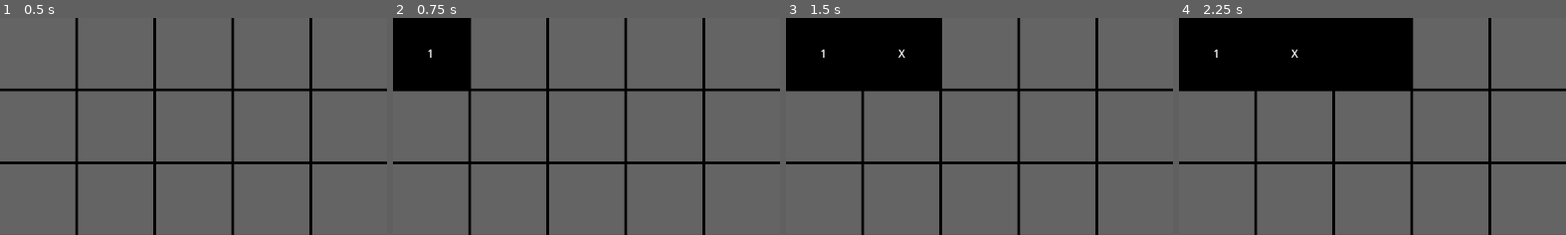
Above: before the commit, frames 1-4 (left to right).
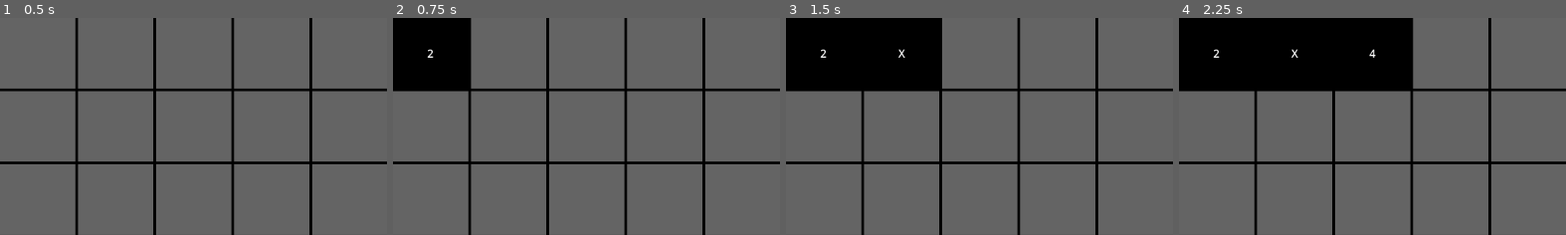
Above: after the commit, the same moments.

Repository: Vorgenstad/minesweeper
Game: Godot game, scene res://scenes/game/game.tscn
The game is run twice, just before and just after one commit, with the same random seed, the same clock (stepped at 60 frames per second) and the same inputs.
Inputs (mouse positions are % of the whole screen's width and height, from its top left):
- Up to frame 1 (0.5 s): no input
- Up to frame 2 (0.75 s): click (5, 8) at 0.52 s
- Up to frame 3 (1.5 s): click (15, 8) at 1.27 s
- Up to frame 4 (2.25 s): click (25, 8) at 2.02 s
The pictures show only the part of the screen within x 0-50%, y 0-50%; the shares and areas given below are measured in that part.

Frame 1 is identical in both runs. In frame 2, less than 0.1% of the frame differs, in the area x 8-11%, y 14-19%; in frame 3, less than 0.1%; in frame 4, less than 0.1%, in the area x 8-51%, y 14-19%.

Commit message:
Added empty cells value manually

Diff:
--- a/scenes/board/board.tscn
+++ b/scenes/board/board.tscn
@@ -20,181 +20,210 @@
 
 [node name="EmptyCell" parent="PanelContainer/GridContainer" instance=ExtResource("1_uknyb")]
 layout_mode = 2
-value = 1
+value = 2
 
 [node name="BombCell" parent="PanelContainer/GridContainer" instance=ExtResource("2_e2put")]
 layout_mode = 2
 
 [node name="EmptyCell2" parent="PanelContainer/GridContainer" instance=ExtResource("1_uknyb")]
 layout_mode = 2
+value = 4
 
 [node name="BombCell2" parent="PanelContainer/GridContainer" instance=ExtResource("2_e2put")]
 layout_mode = 2
 
 [node name="EmptyCell3" parent="PanelContainer/GridContainer" instance=ExtResource("1_uknyb")]
 layout_mode = 2
+value = 4
 
 [node name="BombCell3" parent="PanelContainer/GridContainer" instance=ExtResource("2_e2put")]
 layout_mode = 2
 
 [node name="EmptyCell4" parent="PanelContainer/GridContainer" instance=ExtResource("1_uknyb")]
 layout_mode = 2
+value = 4
 
 [node name="BombCell4" parent="PanelContainer/GridContainer" instance=ExtResource("2_e2put")]
 layout_mode = 2
 
 [node name="EmptyCell5" parent="PanelContainer/GridContainer" instance=ExtResource("1_uknyb")]
 layout_mode = 2
+value = 4
 
 [node name="BombCell5" parent="PanelContainer/GridContainer" instance=ExtResource("2_e2put")]
 layout_mode = 2
 
 [node name="EmptyCell6" parent="PanelContainer/GridContainer" instance=ExtResource("1_uknyb")]
 layout_mode = 2
+value = 3
 
 [node name="BombCell6" parent="PanelContainer/GridContainer" instance=ExtResource("2_e2put")]
 layout_mode = 2
 
 [node name="EmptyCell7" parent="PanelContainer/GridContainer" instance=ExtResource("1_uknyb")]
 layout_mode = 2
+value = 6
 
 [node name="BombCell7" parent="PanelContainer/GridContainer" instance=ExtResource("2_e2put")]
 layout_mode = 2
 
 [node name="EmptyCell8" parent="PanelContainer/GridContainer" instance=ExtResource("1_uknyb")]
 layout_mode = 2
+value = 6
 
 [node name="BombCell8" parent="PanelContainer/GridContainer" instance=ExtResource("2_e2put")]
 layout_mode = 2
 
 [node name="EmptyCell9" parent="PanelContainer/GridContainer" instance=ExtResource("1_uknyb")]
 layout_mode = 2
+value = 6
 
 [node name="BombCell9" parent="PanelContainer/GridContainer" instance=ExtResource("2_e2put")]
 layout_mode = 2
 
 [node name="EmptyCell10" parent="PanelContainer/GridContainer" instance=ExtResource("1_uknyb")]
 layout_mode = 2
+value = 6
 
 [node name="BombCell10" parent="PanelContainer/GridContainer" instance=ExtResource("2_e2put")]
 layout_mode = 2
 
 [node name="EmptyCell11" parent="PanelContainer/GridContainer" instance=ExtResource("1_uknyb")]
 layout_mode = 2
+value = 3
 
 [node name="BombCell11" parent="PanelContainer/GridContainer" instance=ExtResource("2_e2put")]
 layout_mode = 2
 
 [node name="EmptyCell12" parent="PanelContainer/GridContainer" instance=ExtResource("1_uknyb")]
 layout_mode = 2
+value = 6
 
 [node name="BombCell12" parent="PanelContainer/GridContainer" instance=ExtResource("2_e2put")]
 layout_mode = 2
 
 [node name="EmptyCell13" parent="PanelContainer/GridContainer" instance=ExtResource("1_uknyb")]
 layout_mode = 2
+value = 6
 
 [node name="BombCell13" parent="PanelContainer/GridContainer" instance=ExtResource("2_e2put")]
 layout_mode = 2
 
 [node name="EmptyCell14" parent="PanelContainer/GridContainer" instance=ExtResource("1_uknyb")]
 layout_mode = 2
+value = 6
 
 [node name="BombCell14" parent="PanelContainer/GridContainer" instance=ExtResource("2_e2put")]
 layout_mode = 2
 
 [node name="EmptyCell15" parent="PanelContainer/GridContainer" instance=ExtResource("1_uknyb")]
 layout_mode = 2
+value = 6
 
 [node name="BombCell15" parent="PanelContainer/GridContainer" instance=ExtResource("2_e2put")]
 layout_mode = 2
 
 [node name="EmptyCell16" parent="PanelContainer/GridContainer" instance=ExtResource("1_uknyb")]
 layout_mode = 2
+value = 3
 
 [node name="BombCell16" parent="PanelContainer/GridContainer" instance=ExtResource("2_e2put")]
 layout_mode = 2
 
 [node name="EmptyCell17" parent="PanelContainer/GridContainer" instance=ExtResource("1_uknyb")]
 layout_mode = 2
+value = 6
 
 [node name="BombCell17" parent="PanelContainer/GridContainer" instance=ExtResource("2_e2put")]
 layout_mode = 2
 
 [node name="EmptyCell18" parent="PanelContainer/GridContainer" instance=ExtResource("1_uknyb")]
 layout_mode = 2
+value = 6
 
 [node name="BombCell18" parent="PanelContainer/GridContainer" instance=ExtResource("2_e2put")]
 layout_mode = 2
 
 [node name="EmptyCell19" parent="PanelContainer/GridContainer" instance=ExtResource("1_uknyb")]
 layout_mode = 2
+value = 6
 
 [node name="BombCell19" parent="PanelContainer/GridContainer" instance=ExtResource("2_e2put")]
 layout_mode = 2
 
 [node name="EmptyCell20" parent="PanelContainer/GridContainer" instance=ExtResource("1_uknyb")]
 layout_mode = 2
+value = 6
 
 [node name="BombCell20" parent="PanelContainer/GridContainer" instance=ExtResource("2_e2put")]
 layout_mode = 2
 
 [node name="EmptyCell21" parent="PanelContainer/GridContainer" instance=ExtResource("1_uknyb")]
 layout_mode = 2
+value = 3
 
 [node name="BombCell21" parent="PanelContainer/GridContainer" instance=ExtResource("2_e2put")]
 layout_mode = 2
 
 [node name="EmptyCell22" parent="PanelContainer/GridContainer" instance=ExtResource("1_uknyb")]
 layout_mode = 2
+value = 6
 
 [node name="BombCell22" parent="PanelContainer/GridContainer" instance=ExtResource("2_e2put")]
 layout_mode = 2
 
 [node name="EmptyCell23" parent="PanelContainer/GridContainer" instance=ExtResource("1_uknyb")]
 layout_mode = 2
+value = 6
 
 [node name="BombCell23" parent="PanelContainer/GridContainer" instance=ExtResource("2_e2put")]
 layout_mode = 2
 
 [node name="EmptyCell24" parent="PanelContainer/GridContainer" instance=ExtResource("1_uknyb")]
 layout_mode = 2
+value = 6
 
 [node name="BombCell24" parent="PanelContainer/GridContainer" instance=ExtResource("2_e2put")]
 layout_mode = 2
 
 [node name="EmptyCell25" parent="PanelContainer/GridContainer" instance=ExtResource("1_uknyb")]
 layout_mode = 2
+value = 6
 
 [node name="BombCell25" parent="PanelContainer/GridContainer" instance=ExtResource("2_e2put")]
 layout_mode = 2
 
 [node name="EmptyCell26" parent="PanelContainer/GridContainer" instance=ExtResource("1_uknyb")]
 layout_mode = 2
+value = 2
 
 [node name="BombCell26" parent="PanelContainer/GridContainer" instance=ExtResource("2_e2put")]
 layout_mode = 2
 
 [node name="EmptyCell27" parent="PanelContainer/GridContainer" instance=ExtResource("1_uknyb")]
 layout_mode = 2
+value = 4
 
 [node name="BombCell27" parent="PanelContainer/GridContainer" instance=ExtResource("2_e2put")]
 layout_mode = 2
 
 [node name="EmptyCell28" parent="PanelContainer/GridContainer" instance=ExtResource("1_uknyb")]
 layout_mode = 2
+value = 4
 
 [node name="BombCell28" parent="PanelContainer/GridContainer" instance=ExtResource("2_e2put")]
 layout_mode = 2
 
 [node name="EmptyCell29" parent="PanelContainer/GridContainer" instance=ExtResource("1_uknyb")]
 layout_mode = 2
+value = 4
 
 [node name="BombCell29" parent="PanelContainer/GridContainer" instance=ExtResource("2_e2put")]
 layout_mode = 2
 
 [node name="EmptyCell30" parent="PanelContainer/GridContainer" instance=ExtResource("1_uknyb")]
 layout_mode = 2
+value = 4
 
 [node name="BombCell30" parent="PanelContainer/GridContainer" instance=ExtResource("2_e2put")]
 layout_mode = 2
